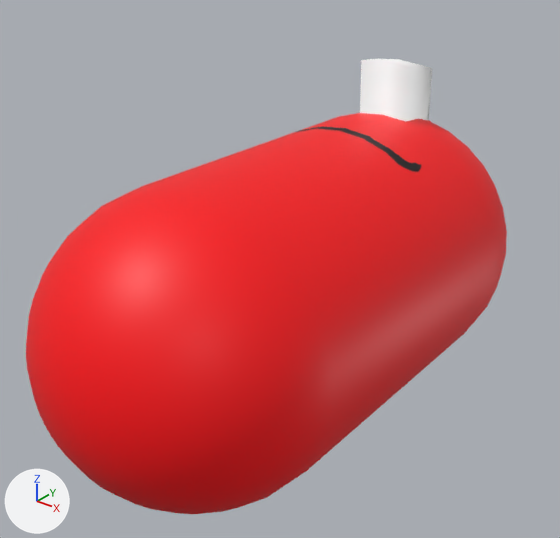
One commit to the Blender file Assets/Models/player.blend: the scene before it, then after it.
Both versions are drawn from a camera (50 mm lens) standing at (1.466, -1.934, 1.234) and looking at (-0.027, -0.069, 0.078). Lighting does not change. The marker at lower left points along +X, +Y and +Z.

Objects in the first picture: 'player'.
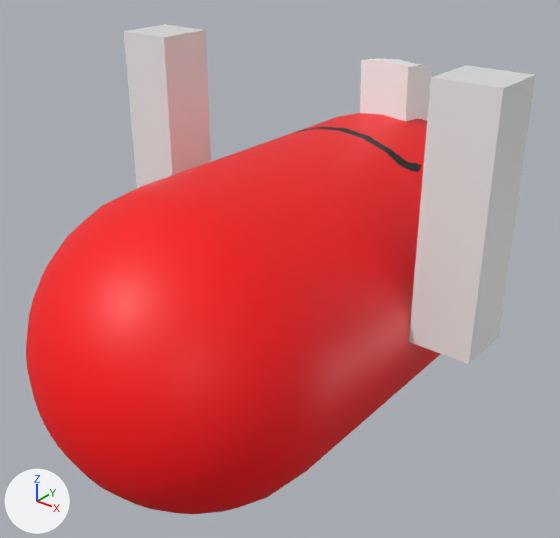
The newer file is also turned or shifted as a whole; pictures and numbers use the older file's frame.

Changed parts and their boxes (x1, y1, x2, y2) in the pictures (560 x 538 px):
'l arm', added: after (409, 65, 535, 364)
'r arm', added: after (124, 24, 211, 189)
part 1 of me_icosphere, shading changed: (26, 59, 440, 514) in both

Patch to the scene script:
```diff
--- a/Assets/Models/player.blend.py
+++ b/Assets/Models/player.blend.py
@@ me_icosphere @@
 me_icosphere.from_pydata(...)  # 530 vertices, 560 faces; spans x -1.0..1.0, y -2.0..2.0, z -1.0..1.39
 # used by ob_player; location = (0.0, 0.0, 0.0); scale = (0.5, 0.5, 0.5)
+# me_icosphere part 1: edges marked sharp go from 0 to 36
 me_icosphere.materials.append(mat_player_material)
@@ me_cube_001 @@
+me_cube_001.from_pydata(...)  # a box spanning x 0.0..0.2, y -0.099..0.101, z 0.0..0.8
@@ me_cube @@
+me_cube.from_pydata(...)  # a box spanning x -0.196..0.004, y -0.099..0.101, z 0.0..0.8
@@ ob_l_arm @@
+ob_l_arm = bpy.data.objects.new('l arm', me_cube_001)
+ob_l_arm.location = (0.5, 0.0, 0.001)
@@ ob_r_arm @@
+ob_r_arm = bpy.data.objects.new('r arm', me_cube)
+ob_r_arm.location = (-0.5, 0.0, 0.001)
```
